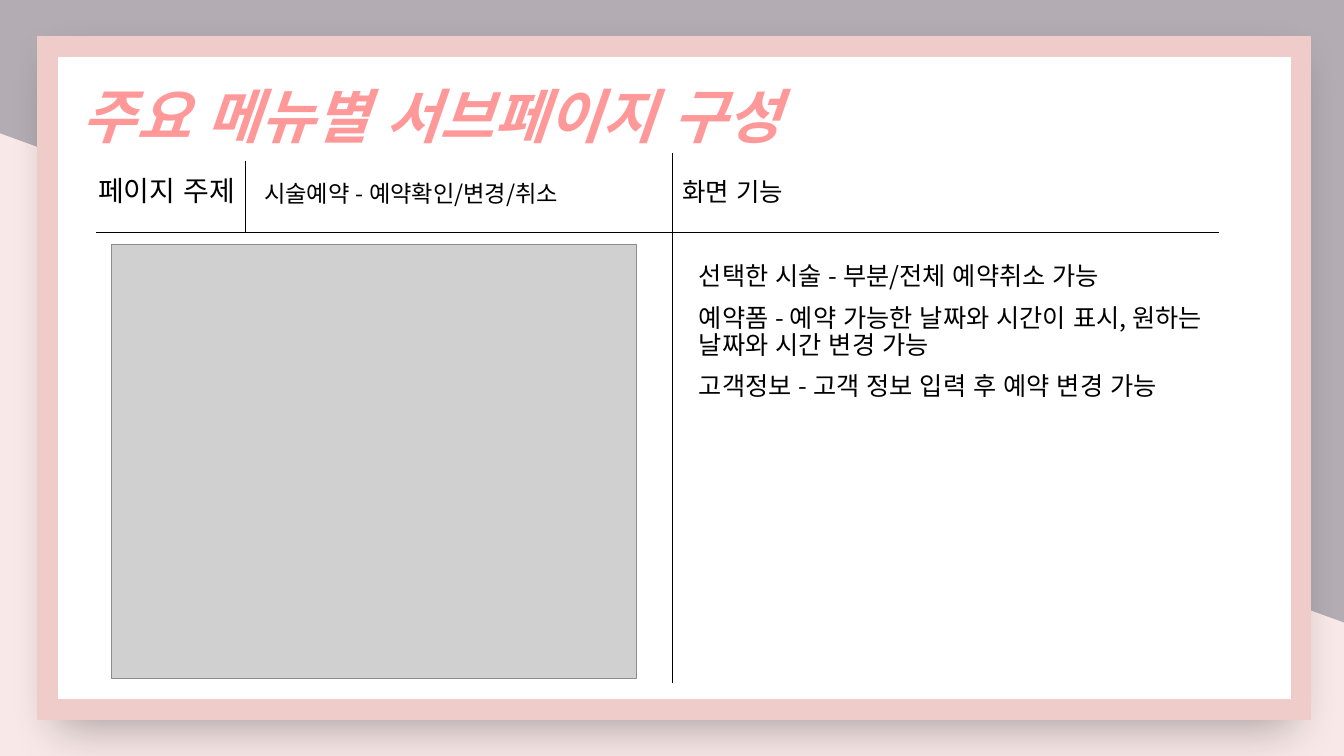
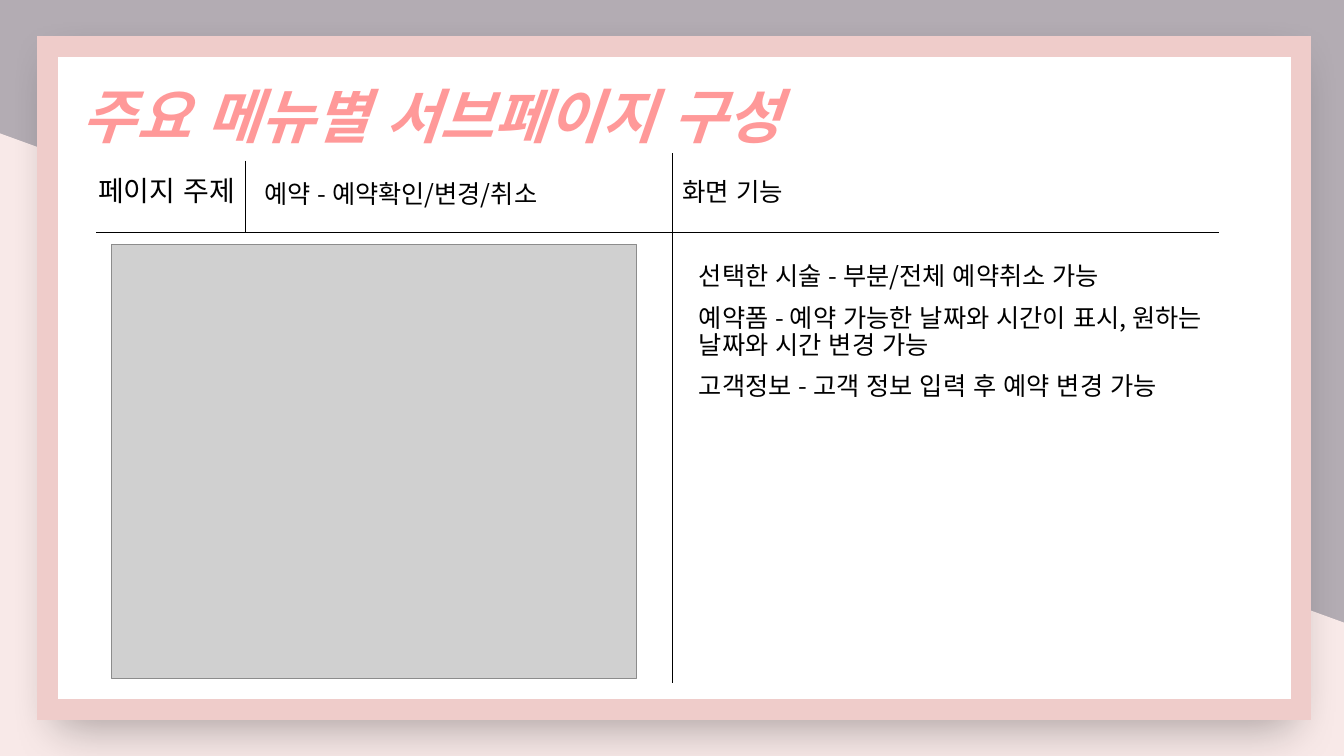
Before and after one commit to nimi2838/thecare, a slide deck: slide 17 of 졸작 기획서.pptx (slide 15 before the commit). Drawn at 1344x756 pixels with LibreOffice and Linux fonts; fonts in the diff are those of the drawing; grey boxes stand for pictures. Boxes give left, top, right and bottom in pixels: in the first picture for what was removed or moved away, otherwise in the second. Text is boxed around its words. In the diff, an @@ line names an element or a change of style, - is before the commit and + after.

```diff
--- a/졸작 기획서.pptx
+++ b/졸작 기획서.pptx
@@ text at [264, 182, 537, 208]: text changed; size 16.5 to 18 pt @@
-시술예약 - 예약확인/변경/취소
+예약 - 예약확인/변경/취소
```
Also in this commit, not shown: 14 other slides changed, 1 slide added, 1 other file.
